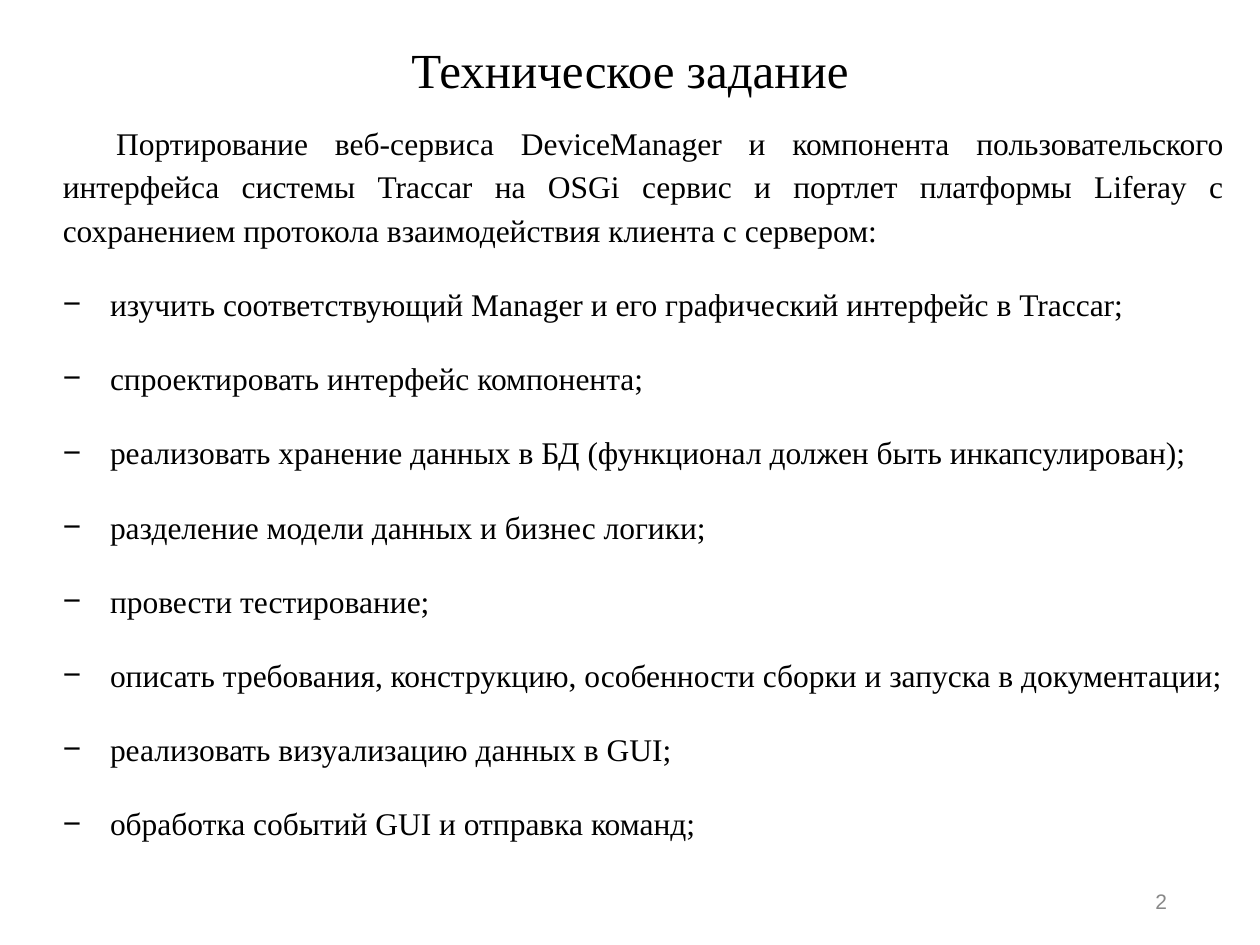
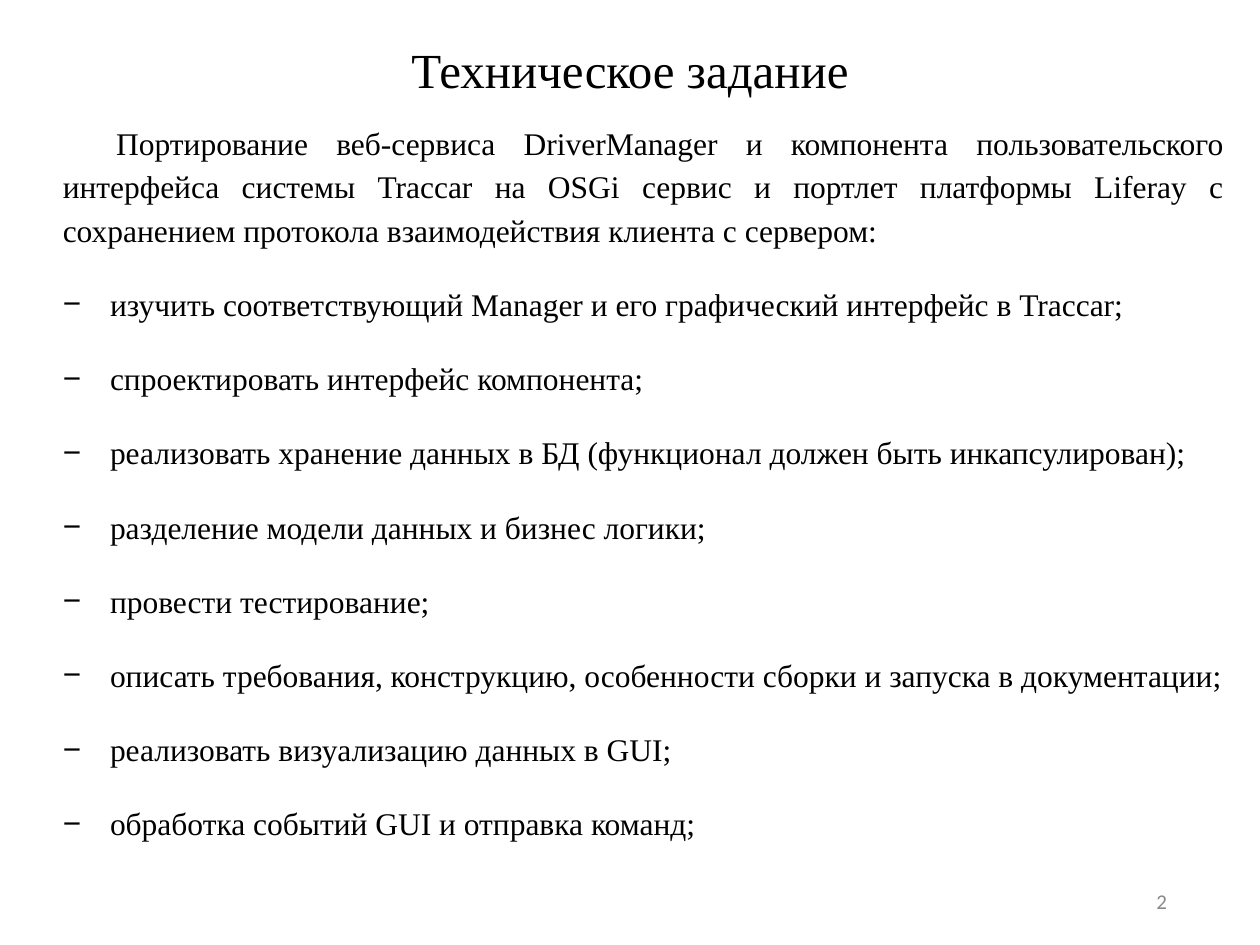
Before and after one commit to wypick/RPO, a slide deck: slide 2 of KR_RPO_IU371_Romanova.pptx. Drawn at 1260x945 pixels with LibreOffice and Linux fonts; fonts in the diff are those of the drawing. Boxes give left, top, right and bottom in pixels: in the first picture for what was removed or moved away, otherwise in the second. Text is boxed around its words. In the diff, an @@ line names an element or a change of style, - is before the commit and + after.

```diff
--- a/KR_RPO_IU371_Romanova.pptx
+++ b/KR_RPO_IU371_Romanova.pptx
@@ text at (63, 132, 1223, 248): text changed @@
-Портирование веб-сервиса DeviceManager и компонента пользовательского интерфейса системы Traccar на OSGi сервис и портлет платформы Liferay с сохранением протокола взаимодействия клиента с сервером:
+Портирование веб-сервиса DriverManager и компонента пользовательского интерфейса системы Traccar на OSGi сервис и портлет платформы Liferay с сохранением протокола взаимодействия клиента с сервером:
```
Also in this commit, not shown: 19 other slides changed, 3 other files.
